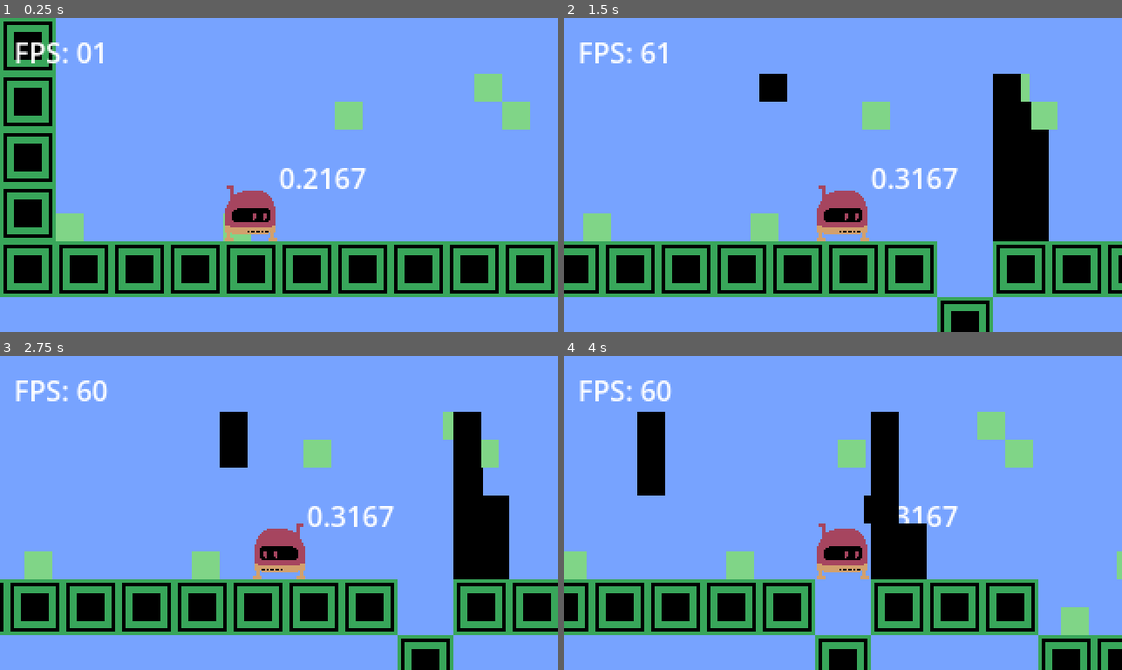
Above: before the commit, frames 1-4 (two rows, left to right).
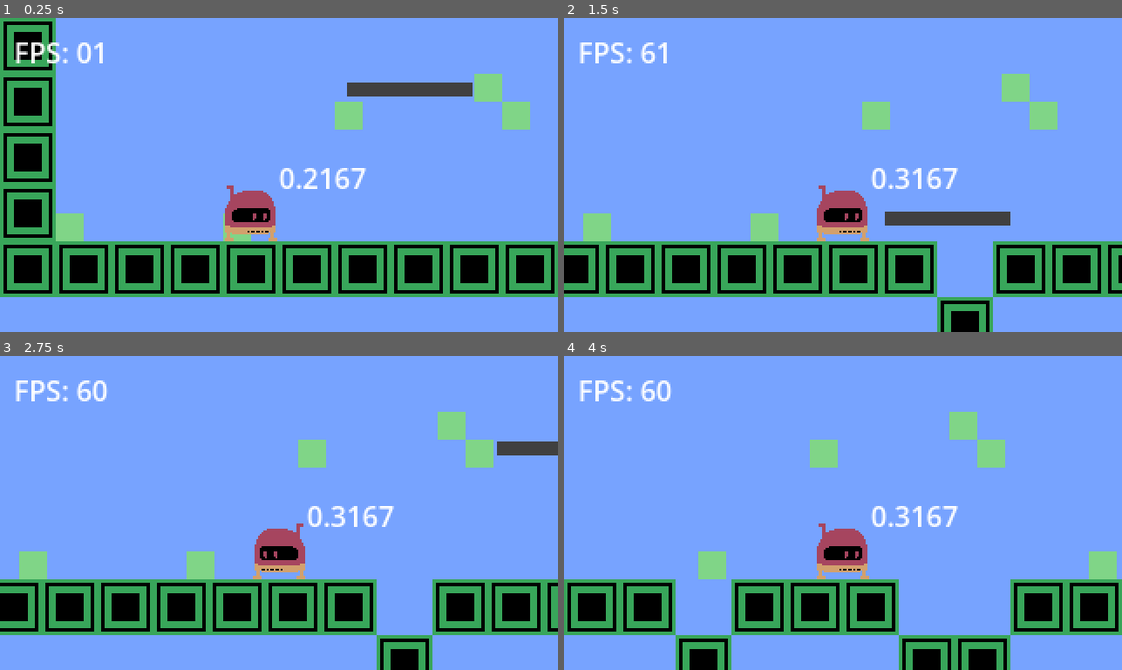
Above: after the commit, the same moments.

Repository: JesusRoberto64/club-creacion-de-vg
Game: Godot game, scene res://Escenas/Practica_3_States/main.tscn
The game is run twice, just before and just after one commit, with the same random seed, the same clock (stepped at 60 frames per second) and the same inputs.
Inputs:
- Up to frame 1 (0.25 s): no input
- Up to frame 2 (1.5 s): tap Enter (ui_accept) at 0.5, 0.77 s; hold Right (ui_right) from 0.53 s (still down); tap Space (fly) at 0.6 s; tap Shift (sprint) at 1.35 s
- Up to frame 3 (2.75 s): tap Enter (ui_accept) at 1.52 s; release Right (ui_right) at 2.03 s; hold Left (ui_left) from 2.03 s (still down); hold Q from 2.03 s (still down)
- Up to frame 4 (4 s): release Left (ui_left) at 2.78 s; release Q at 2.78 s; hold Right (ui_right) from 2.78 s (still down); tap E at 2.85 s; tap Enter (ui_accept) at 3.02, 3.77 s; tap Space (fly) at 3.6 s

The runs differ from the first frame. In frame 1, 1.0% of the frame differs, in the area x 62-85%, y 20-25%; in frame 2, 5.9%; in frame 3, 14%; in frame 4, 29%, in the area x 0-100%, y 17-100%.

Commit message:
demon timer fixed set to physics proces

Diff:
--- a/Escenas/Jueguete_2_Yellow_Demon/demon.gd
+++ b/Escenas/Jueguete_2_Yellow_Demon/demon.gd
@@ -4,7 +4,7 @@
 
 var current_part = 0
 var is_moving_part = false
-var speed = 150
+var speed = 250
 var direction = -1
 var counter = 0
 
@@ -12,7 +12,7 @@
 	Parts =  $Parts.get_children()
 	$GlobalTimer.start()
 
-func _physics_process(delta: float) -> void:
+func _physics_process(_delta: float) -> void:
 	if is_moving_part:
 		Parts[current_part].velocity.x = speed * direction
 		Parts[current_part].move_and_slide()
@@ -35,4 +35,3 @@
 		direction *= -1
 		counter = 0
 		Parts.shuffle()
-	pass # Replace with function body.
--- a/Escenas/Jueguete_2_Yellow_Demon/demon.tscn
+++ b/Escenas/Jueguete_2_Yellow_Demon/demon.tscn
@@ -191,9 +191,11 @@
 shape = SubResource("RectangleShape2D_bic0y")
 
 [node name="GlobalTimer" type="Timer" parent="."]
-wait_time = 0.2
+process_callback = 0
 
 [node name="PartsTimer" type="Timer" parent="."]
+process_callback = 0
+wait_time = 0.5
 
 [connection signal="timeout" from="GlobalTimer" to="." method="_on_global_timer_timeout"]
 [connection signal="timeout" from="PartsTimer" to="." method="_on_parts_timer_timeout"]
--- a/Escenas/Practica_3_States/main.tscn
+++ b/Escenas/Practica_3_States/main.tscn
@@ -7,6 +7,8 @@
 [ext_resource type="Script" path="res://Escenas/Practica_3_States/curves.gd" id="3_mmt47"]
 [ext_resource type="Texture2D" uid="uid://bk1wls07p2blm" path="res://Recursos/Img/general/SKY_180x320.png" id="6_urai2"]
 [ext_resource type="PackedScene" uid="uid://lfbe0y63aya" path="res://Escenas/Jueguete_2_Yellow_Demon/demon.tscn" id="7_lsa5x"]
+[ext_resource type="Script" path="res://Escenas/Practica_3_States/move_platform.gd" id="8_ucsh5"]
+[ext_resource type="Texture2D" uid="uid://b11p0maqdfxna" path="res://Recursos/Img/karel/floor2.png" id="8_x156q"]
 
 [sub_resource type="Curve" id="Curve_5cwfm"]
 _data = [Vector2(0, 0), 0.0, 0.0, 0, 0, Vector2(0.293651, 1), 0.0, 0.0, 0, 0]
@@ -37,6 +39,9 @@
 tile_size = Vector2i(32, 32)
 physics_layer_0/collision_layer = 1
 sources/0 = SubResource("TileSetAtlasSource_2fsjs")
+
+[sub_resource type="RectangleShape2D" id="RectangleShape2D_f00mn"]
+size = Vector2(72, 8)
 
 [node name="main" type="Node2D"]
 script = ExtResource("1_20tms")
@@ -74,7 +79,7 @@
 
 [node name="Camera2D" type="Camera2D" parent="Player"]
 limit_left = 0
-limit_top = 0
+limit_top = -500
 limit_bottom = 180
 
 [node name="TileMapLayer" type="TileMapLayer" parent="."]
@@ -103,4 +108,22 @@
 centered = false
 
 [node name="Demon" parent="." instance=ExtResource("7_lsa5x")]
-position = Vector2(376, 40)
+position = Vector2(728, 40)
+
+[node name="MovePlatform" type="CharacterBody2D" parent="."]
+position = Vector2(212, 20)
+collision_layer = 2
+collision_mask = 0
+motion_mode = 1
+script = ExtResource("8_ucsh5")
+metadata/_edit_group_ = true
+
+[node name="Sprite2D" type="Sprite2D" parent="MovePlatform"]
+position = Vector2(20, -4)
+scale = Vector2(2.25, 0.25)
+texture = ExtResource("8_x156q")
+
+[node name="CollisionShape2D" type="CollisionShape2D" parent="MovePlatform"]
+position = Vector2(20, -4)
+shape = SubResource("RectangleShape2D_f00mn")
+one_way_collision = true
--- /dev/null
+++ b/Escenas/Practica_3_States/move_platform.gd
@@ -0,0 +1,15 @@
+extends CharacterBody2D
+
+var speed = 100
+var movement : Vector2 = Vector2(1.0,1.0)
+
+var radian = 0.0
+
+func _physics_process(delta: float) -> void:
+
+	radian += delta
+	movement.x = sin(radian)
+	movement.y = cos(radian)
+
+	velocity = movement * speed
+	move_and_slide()
--- a/Escenas/Practica_3_States/player.gd
+++ b/Escenas/Practica_3_States/player.gd
@@ -27,6 +27,12 @@
 	var gravity = base_gravity if velocity.y < 0 else fall_gravity
 	if not is_on_floor():
 		velocity.y += gravity
+
+	if get_platform_velocity().length() > 0.0:
+		$Karel.offset.y = get_platform_velocity().y * delta -0.5
+		#velocity.y = get_platform_velocity().y * delta
+		print(get_platform_velocity(), " character")
+		pass
 
 	#handle_jump_input()
 	if Input.is_action_just_pressed("jump") and is_on_floor():
Not shown: 1 places in Escenas/Practica_3_States/main.tscn that only renumber resources
